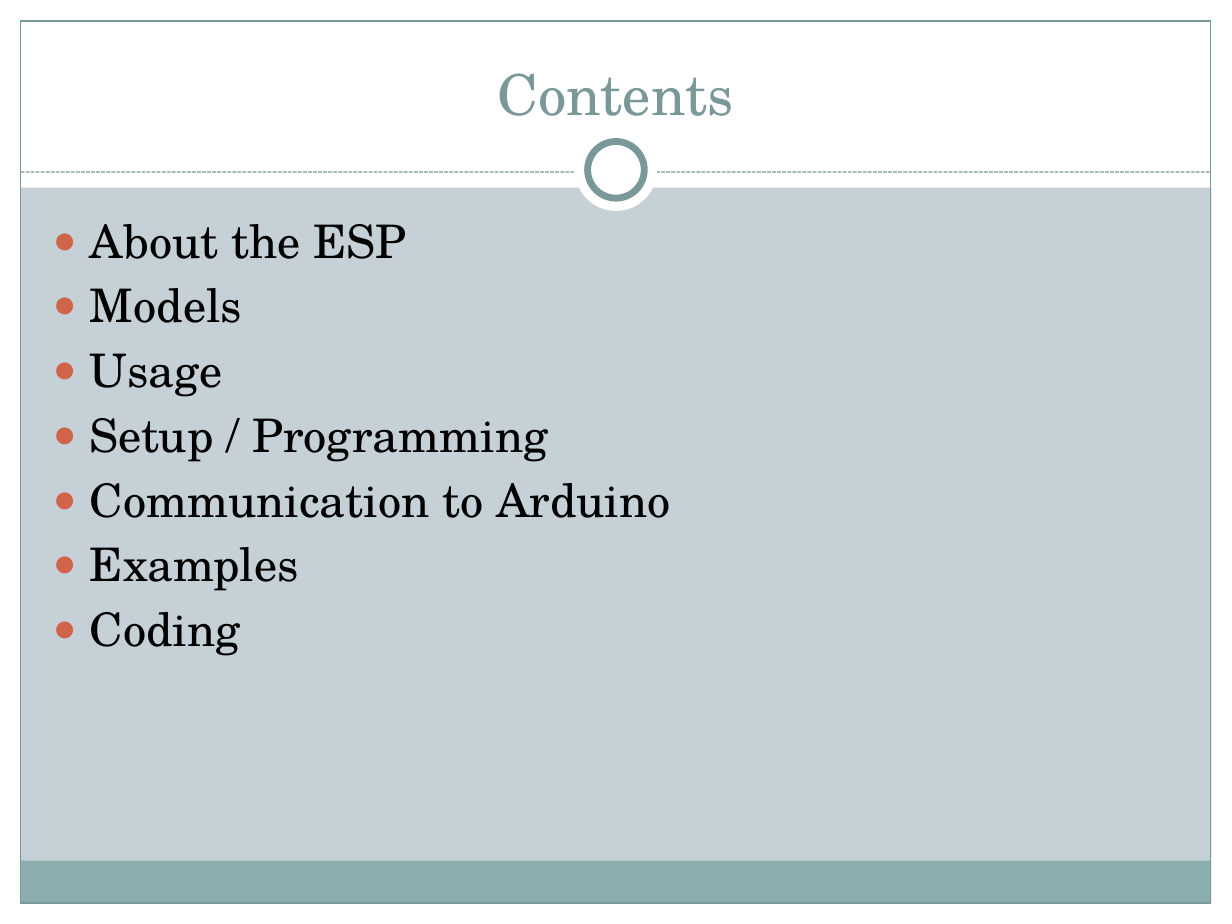
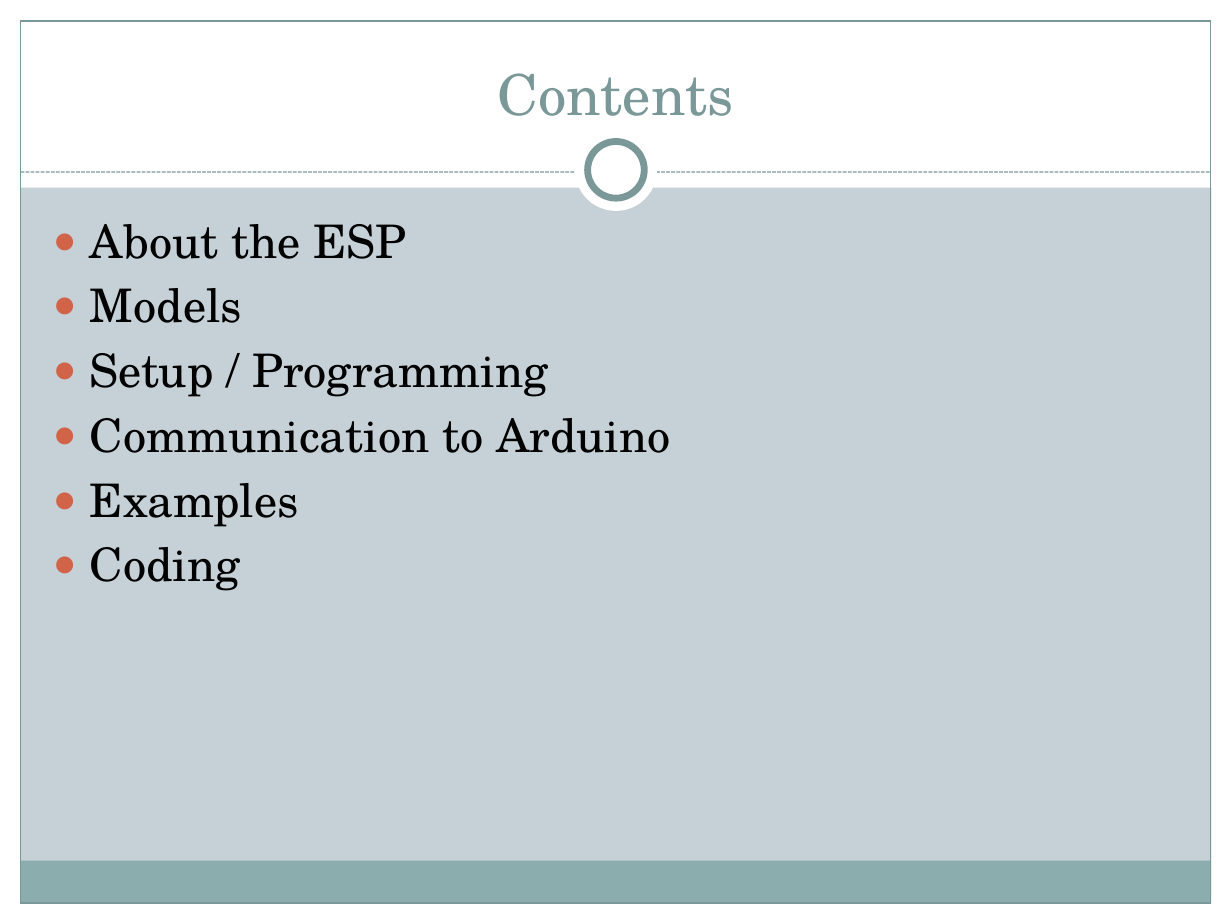
Before and after one commit to AlexKimmig/E-Portfolio-ESP8266, a slide deck: slide 2 of Presentation/Presentation E-Portfolio ES8266.pptx. Drawn at 1232x924 pixels with LibreOffice and Linux fonts; fonts in the diff are those of the drawing. Boxes give left, top, right and bottom in pixels: in the first picture for what was removed or moved away, otherwise in the second. Text is boxed around its words. In the diff, an @@ line names an element or a change of style, - is before the commit and + after.

```diff
--- a/Presentation/Presentation E-Portfolio ES8266.pptx
+++ b/Presentation/Presentation E-Portfolio ES8266.pptx
@@ text at bbox=[90, 353, 222, 397]: paragraph removed @@
-● Usage
```
Also in this commit, not shown: 2 other slides changed, 9 slides added, 3 other files.
